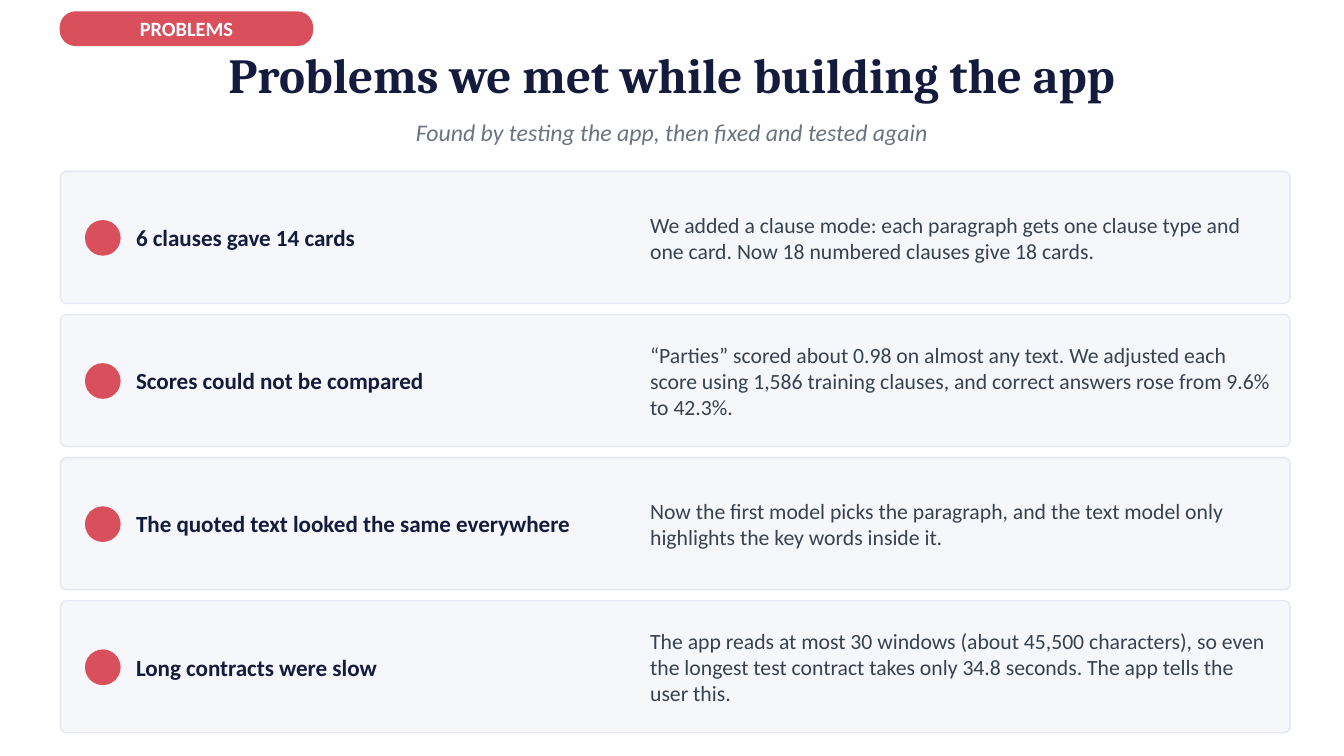
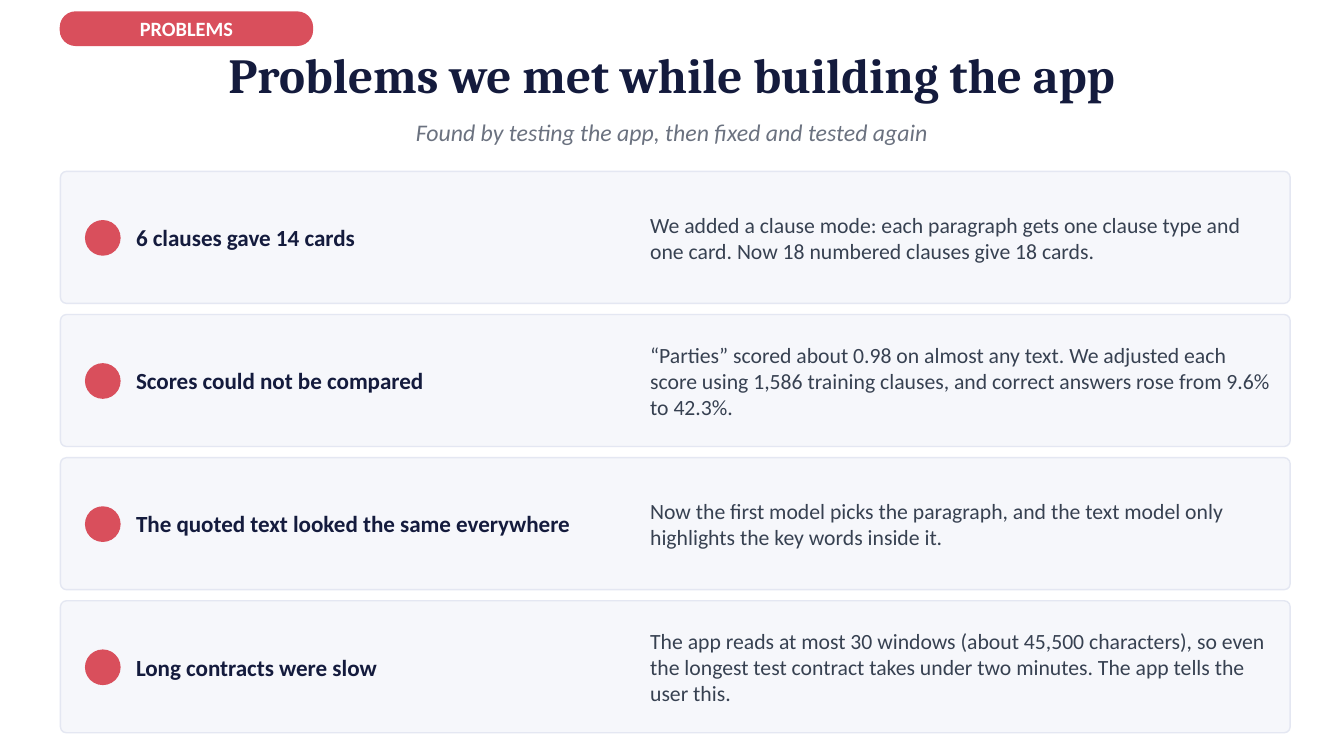
Before and after one commit to afnanmz168/clausify-p3, a slide deck: slide 10 of P25301051-p3-presentation-15-slides.pptx. Drawn at 1344x756 pixels with LibreOffice and Linux fonts; fonts in the diff are those of the drawing. Boxes give left, top, right and bottom in pixels: in the first picture for what was removed or moved away, otherwise in the second. Text is boxed around its words. In the diff, an @@ line names an element or a change of style, - is before the commit and + after.

```diff
--- a/P25301051-p3-presentation-15-slides.pptx
+++ b/P25301051-p3-presentation-15-slides.pptx
@@ text at <box>650,633,1264,701</box>: text changed @@
-The app reads at most 30 windows (about 45,500 characters), so even the longest test contract takes only 34.8 seconds. The app tells the user this.
+The app reads at most 30 windows (about 45,500 characters), so even the longest test contract takes under two minutes. The app tells the user this.
```
Also in this commit, not shown: 7 other slides changed.
